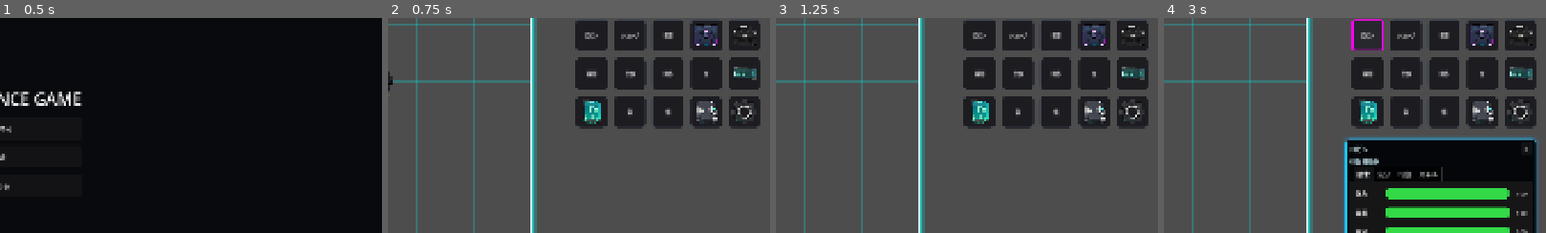
Above: before the commit, frames 1-4 (left to right).
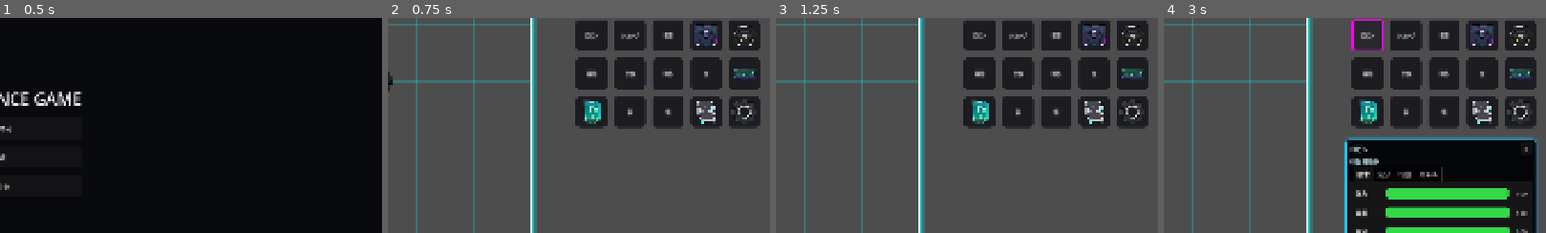
Above: after the commit, the same moments.

Repository: grimoire1089-coder/optimistic
Game: Godot game, scene res://Scenes/Boot/TitleScene.tscn
The game is run twice, just before and just after one commit, with the same random seed, the same clock (stepped at 60 frames per second) and the same inputs. Sound files missing from this copy of the repository are replaced by a short silence.
Inputs:
- Up to frame 1 (0.5 s): no input
- Up to frame 2 (0.75 s): click "はじめる" at 0.5 s
- Up to frame 3 (1.25 s): no input
- Up to frame 4 (3 s): click "BGM" at 1.25 s; click "OFF" at 2 s; click "ロビン" at 2.75 s
The pictures show only the part of the screen within x 50-100%, y 21-71%; the shares and areas given below are measured in that part.

Frame 1 is identical in both runs. In frame 2, 0.5% of the frame differs, in the area x 80-97%, y 3-50%; in frame 3, 0.5%; in frame 4, 0.5%.

Commit message:
Use 64px HUD icon width

Diff:
--- a/Scripts/UI/HUD/Modules/HudButtonStyle.gd
+++ b/Scripts/UI/HUD/Modules/HudButtonStyle.gd
@@ -4,7 +4,7 @@
 const HUD_BUTTON_SIZE := Vector2(80.0, 80.0)
 const HUD_BUTTON_GAP := 16.0
 const HUD_RIGHT_MARGIN := 24.0
-const HUD_ICON_MAX_WIDTH := 68
+const HUD_ICON_MAX_WIDTH := 64
 const HUD_FONT_SIZE := 11
 const HUD_CORNER_RADIUS := 8
 const HUD_CONTENT_MARGIN := 3.0
